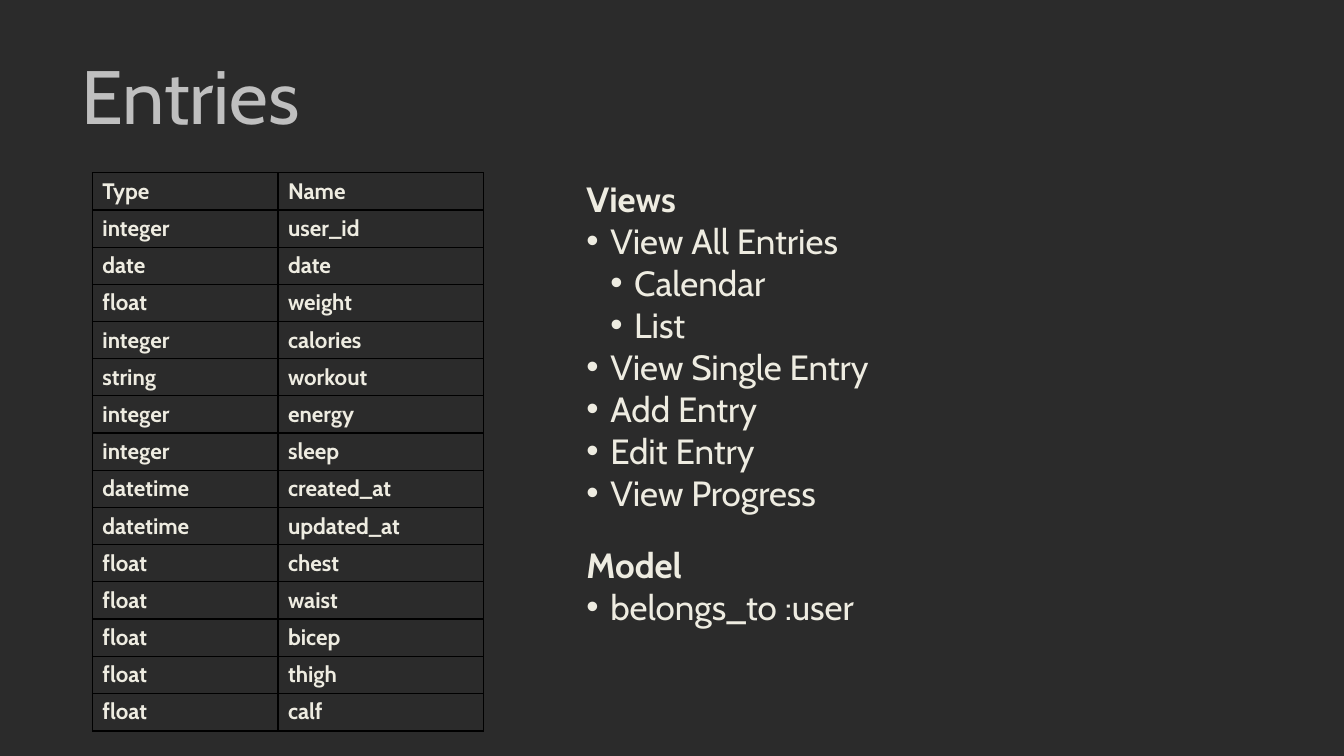
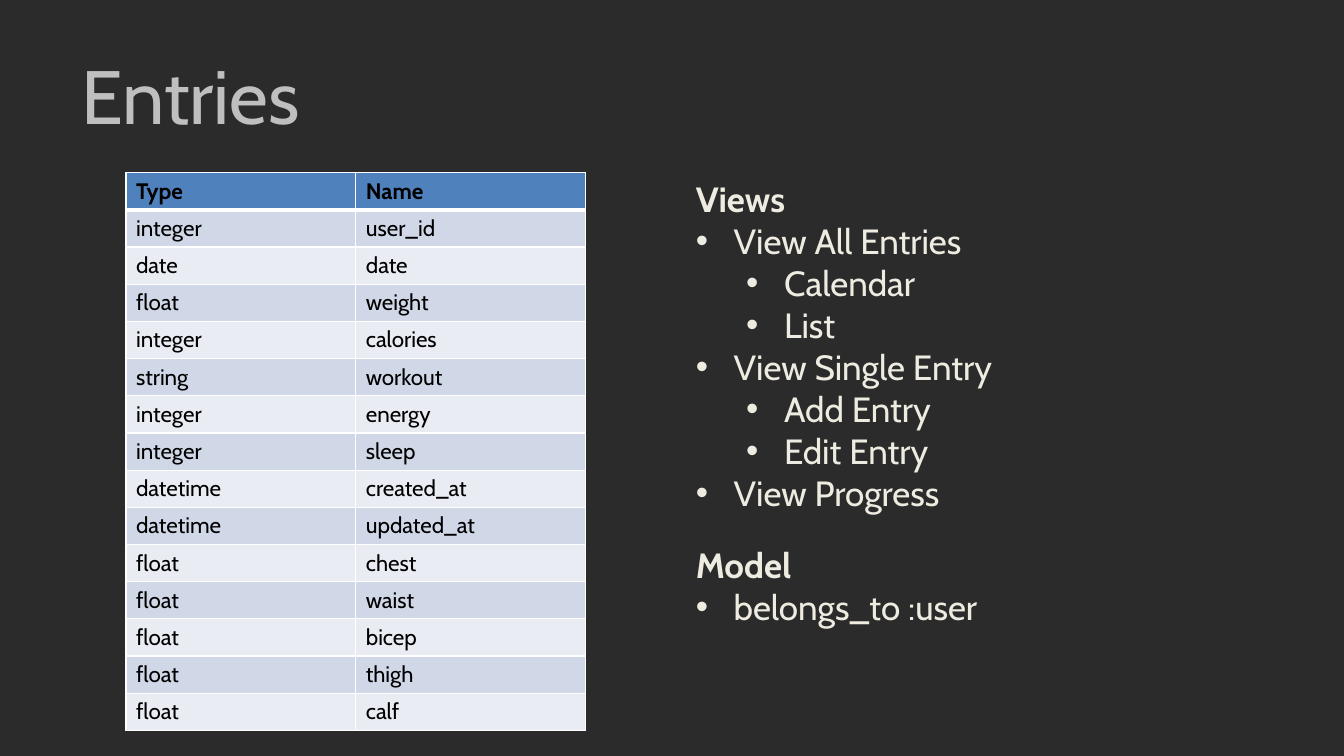
Before and after one commit to kylambouldin/CSE3901-FinalProject, a slide deck: slide 13 of Presentation.pptx. Drawn at 1344x756 pixels with LibreOffice and Linux fonts; fonts in the diff are those of the drawing; background and template pictures are left out; a plain dark background stands for a picture behind light text. Boxes give left, top, right and bottom in pixels: in the first picture for what was removed or moved away, otherwise in the second. Text is boxed around its words. In the diff, an @@ line names an element or a change of style, - is before the commit and + after.

Commit message:
fixed powerpoint formatting

```diff
--- a/Presentation.pptx
+++ b/Presentation.pptx
@@ table at box(126, 172, 586, 727) @@
@@ fill none to #4F81BD in row 1 @@
@@ fill none to #D0D8E8 in 14 cells @@
@@ fill none to #E9EDF4 in 14 cells @@
@@ text colour #EEECE1 to #000000, bold off @@
@@ borders changed @@
@@ table: place and size @@
-table at box(93, 172, 484, 727)
+table at box(126, 172, 586, 727)
@@ text "Views": place and size @@
-text "Views" at box(586, 187, 869, 629)
+text "Views" at box(696, 187, 992, 629)
@@ text at box(734, 227, 992, 629): indent changed; list level 1 to 2 in "Add Entry"; list level 1 to 2 in "Edit Entry" @@
```
Also in this commit, not shown: 11 other slides changed.
